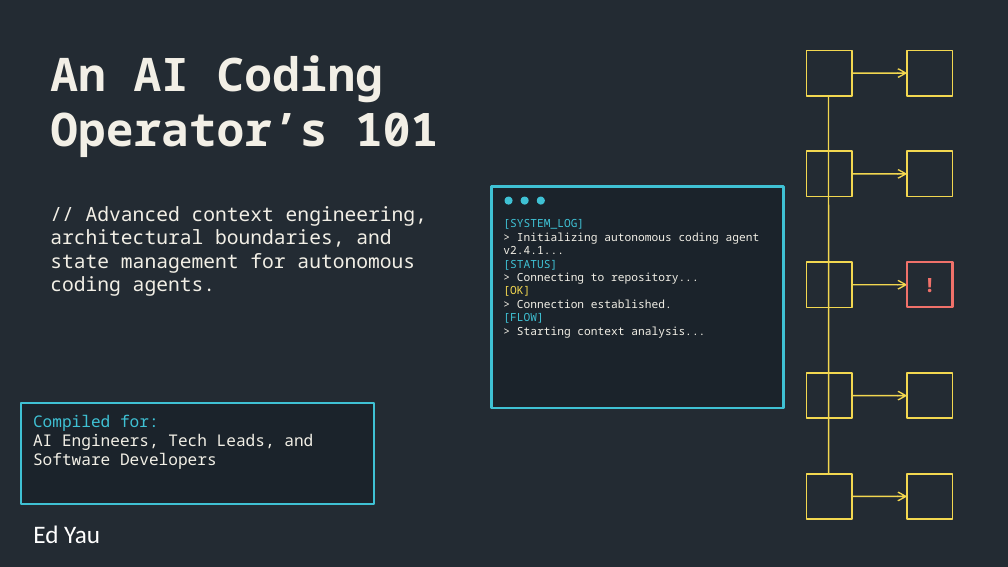
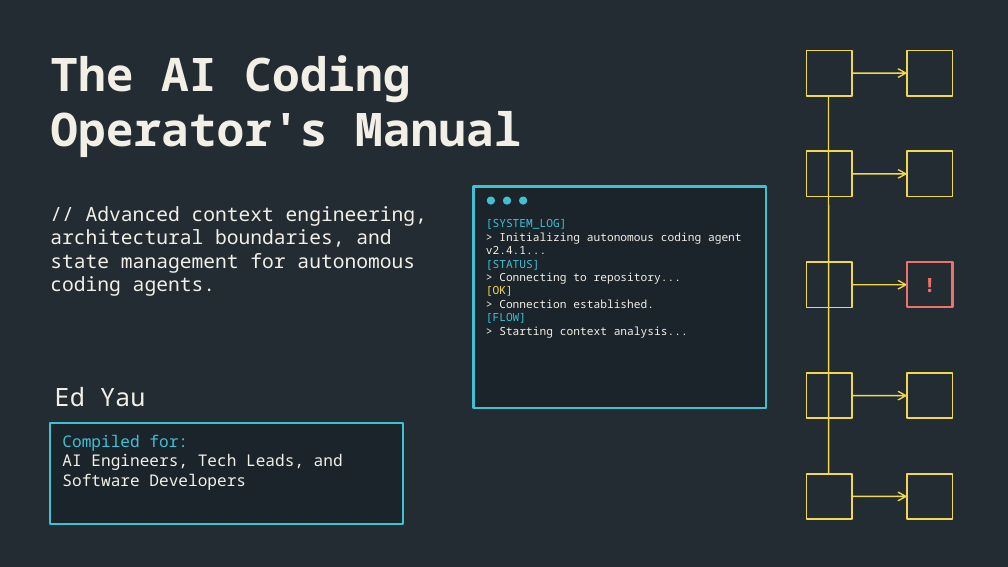
Before and after one commit to ed-is-ai/agentic-coding-school, a slide deck: slide 1 of AI_for_coding_101.pptx. Drawn at 1008x567 pixels with LibreOffice and Linux fonts; fonts in the diff are those of the drawing. Boxes give left, top, right and bottom in pixels: in the first picture for what was removed or moved away, otherwise in the second. Text is boxed around its words. In the diff, an @@ line names an element or a change of style, - is before the commit and + after.

Commit message:
Commit updated AI_for_coding_101.pptx

```diff
--- a/AI_for_coding_101.pptx
+++ b/AI_for_coding_101.pptx
@@ text at bbox=[50, 55, 521, 157]: text changed @@
-An AI Coding
-Operator’s 101
+The AI Coding
+Operator's Manual
@@ ellipse: place and size @@
-ellipse at bbox=[504, 197, 512, 205]
+ellipse at bbox=[487, 197, 495, 205]
@@ 2 ellipses, 1 text, 1 rectangle: place and size @@
-2 ellipses, 1 text, 1 rectangle at bbox=[492, 186, 784, 408]
+2 ellipses, 1 text, 1 rectangle at bbox=[474, 186, 766, 408]
@@ text "Ed Yau": place and size @@
-text "Ed Yau" at bbox=[33, 525, 100, 543]
+text "Ed Yau" at bbox=[55, 387, 145, 407]
@@ text "Ed Yau" at bbox=[55, 387, 145, 407]: font Calibri to Noto Sans Mono, text colour #FFFFFF to #F2EFE6 @@
@@ rectangle: place and size @@
-rectangle at bbox=[21, 403, 374, 504]
+rectangle at bbox=[50, 423, 403, 524]
@@ text "Compiled for:": place and size @@
-text "Compiled for:" at bbox=[33, 414, 313, 469]
+text "Compiled for:" at bbox=[62, 434, 343, 490]
```
Also in this commit, not shown: 5 slides added.
